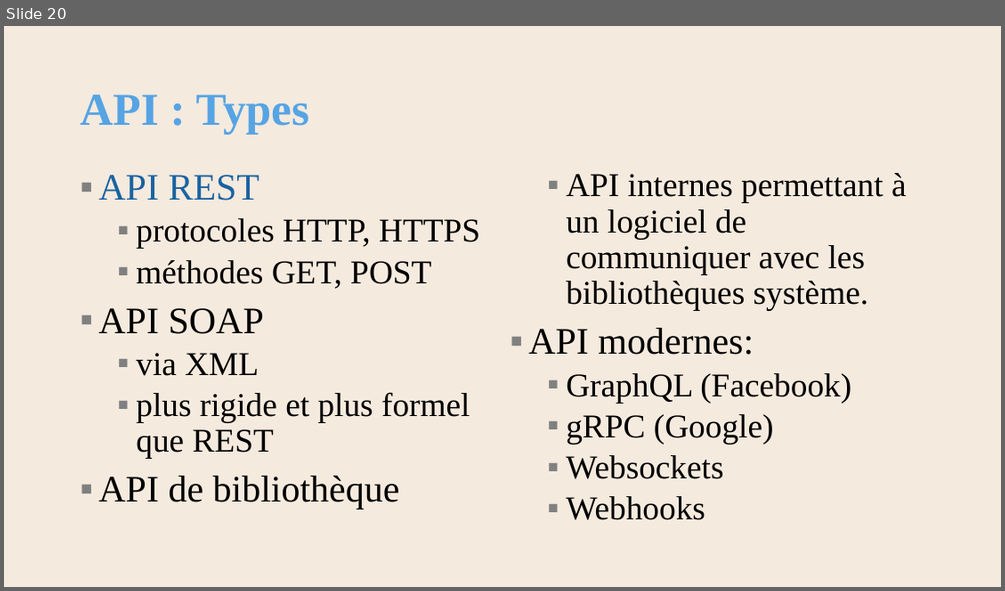
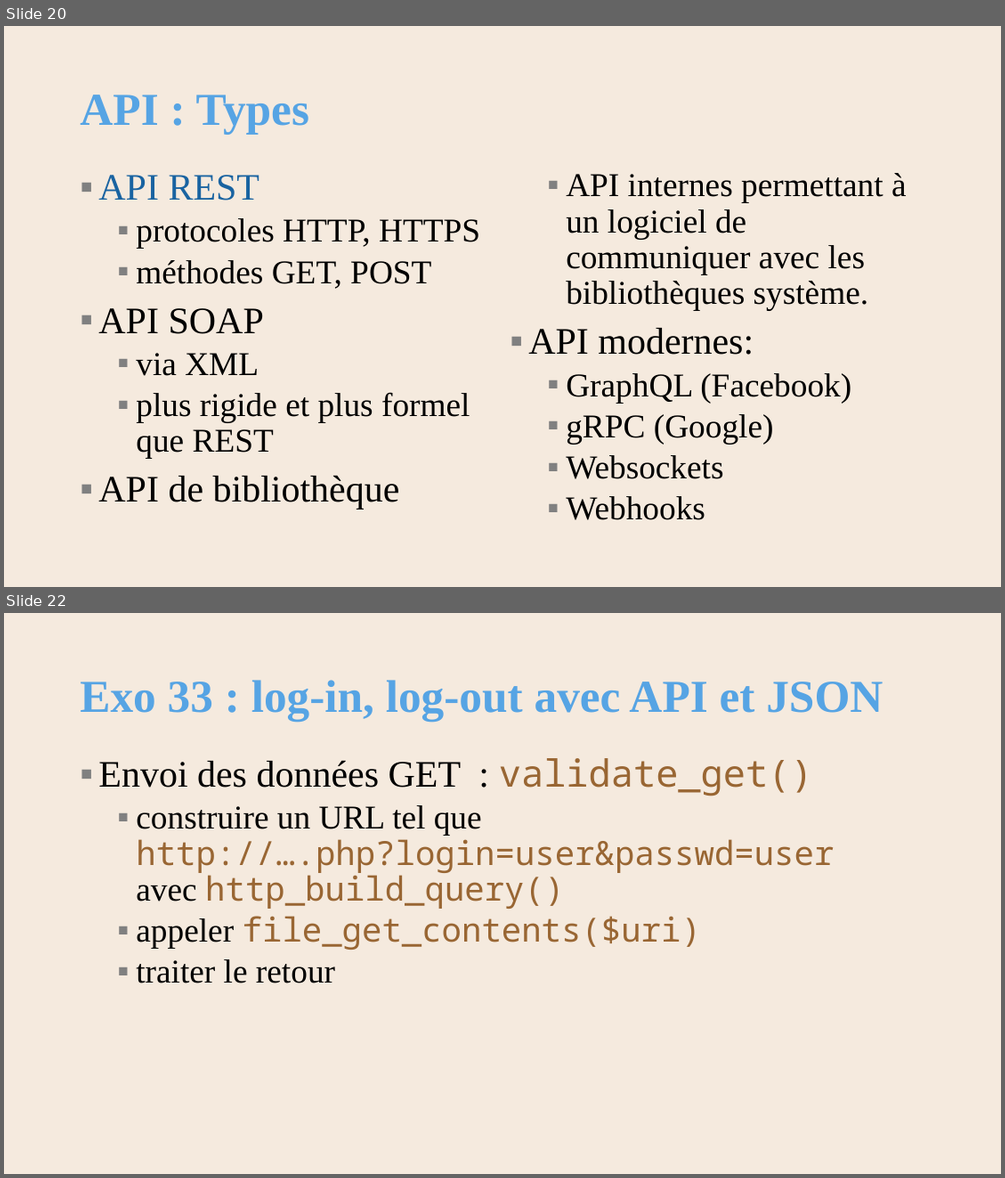
Before and after one commit to AlainWafflard/4IPW3, a slide deck: syllabus/25_intégration_NoSQL/syllabus_25_intégration_nosql.pptx. Shown one above the other, each under a label of ours: slide 20 before the commit, slides 20 and 22 after it; the slides between them are not shown. The pictures are 1005x591 and 1005x1178 pixels, drawn with LibreOffice and Linux fonts; fonts in the diff are those of the drawing; background and template pictures are left out. Boxes give left, top, right and bottom in pixels: in the first picture for what was removed or moved away, otherwise in the second. Text is boxed around its words. In the diff, an @@ line names an element or a change of style, - is before the commit and + after.

Commit message:
2026/02/24 : - update 25, exo 33 : deux versions de validate(), GET vs POST

```diff
--- a/syllabus/25_intégration_NoSQL/syllabus_25_intégration_nosql.pptx
+++ b/syllabus/25_intégration_NoSQL/syllabus_25_intégration_nosql.pptx
@@ slide 22 added at (x1=4, y1=613, x2=1001, y2=1174), background #F5EADE @@
@@ title added at (x1=80, y1=680, x2=882, y2=721), 44 pt, text #56A4E4, bold @@
+Exo 33 : log-in, log-out avec API et JSON
@@ text added at (x1=98, y1=758, x2=833, y2=983), 32 pt, text #996633 @@
+▪ Envoi des données GET : validate_get()
+  ▪ construire un URL tel que
+    http://….php?login=user&passwd=user
+    avec http_build_query()
+  ▪ appeler file_get_contents($uri)
+  ▪ traiter le retour
```
Also in this commit, not shown: 1 slide changed, 1 other slide added, 3 other files.
